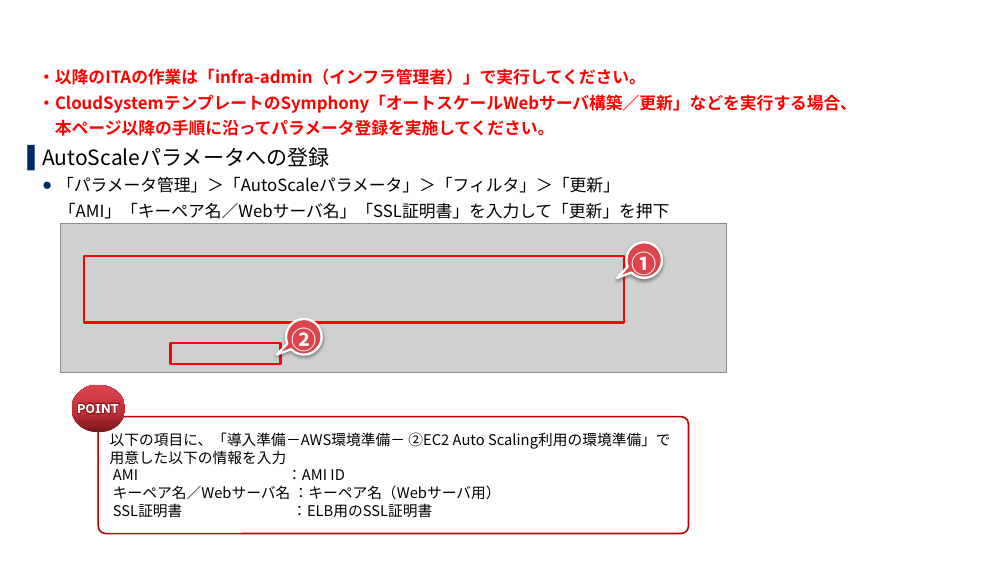
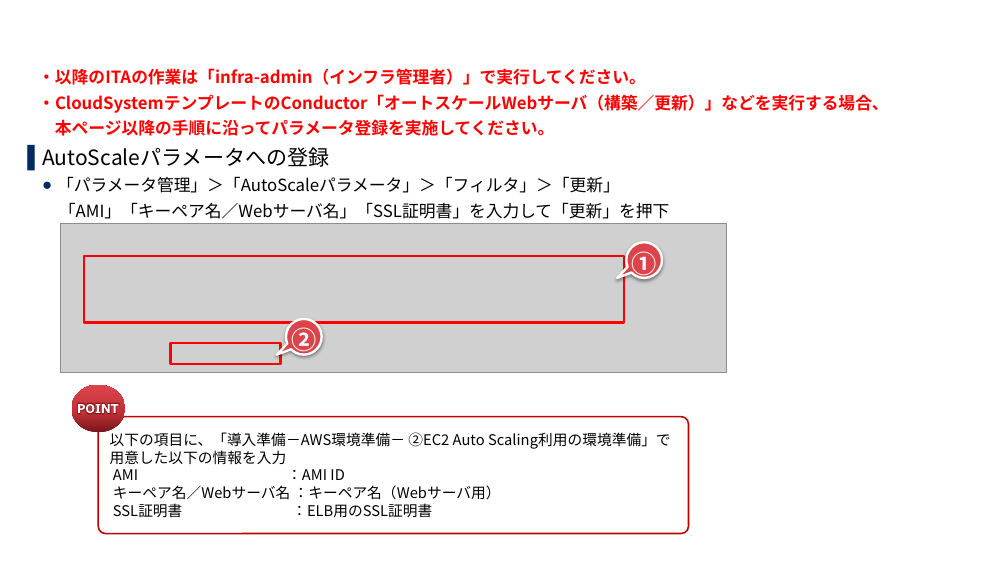
Before and after one commit to exastro-suite/it-automation-docs, a slide deck: slide 29 of asset/SettingSamples_ja/cloud-system-template-install_ja.pptx. Drawn at 1008x567 pixels with LibreOffice and Linux fonts; fonts in the diff are those of the drawing; grey boxes stand for pictures; background and template pictures are left out. Boxes give left, top, right and bottom in pixels: in the first picture for what was removed or moved away, otherwise in the second. Text is boxed around its words. In the diff, an @@ line names an element or a change of style, - is before the commit and + after.

```diff
--- a/asset/SettingSamples_ja/cloud-system-template-install_ja.pptx
+++ b/asset/SettingSamples_ja/cloud-system-template-install_ja.pptx
@@ text at (38, 94, 889, 113): text changed @@
-  ・CloudSystemテンプレートのSymphony「オートスケールWebサーバ構築／更新」などを実行する場合、
+  ・CloudSystemテンプレートのConductor「オートスケールWebサーバ（構築／更新）」などを実行する場合、
```
Also in this commit, not shown: 33 other slides changed, 2 other files.
